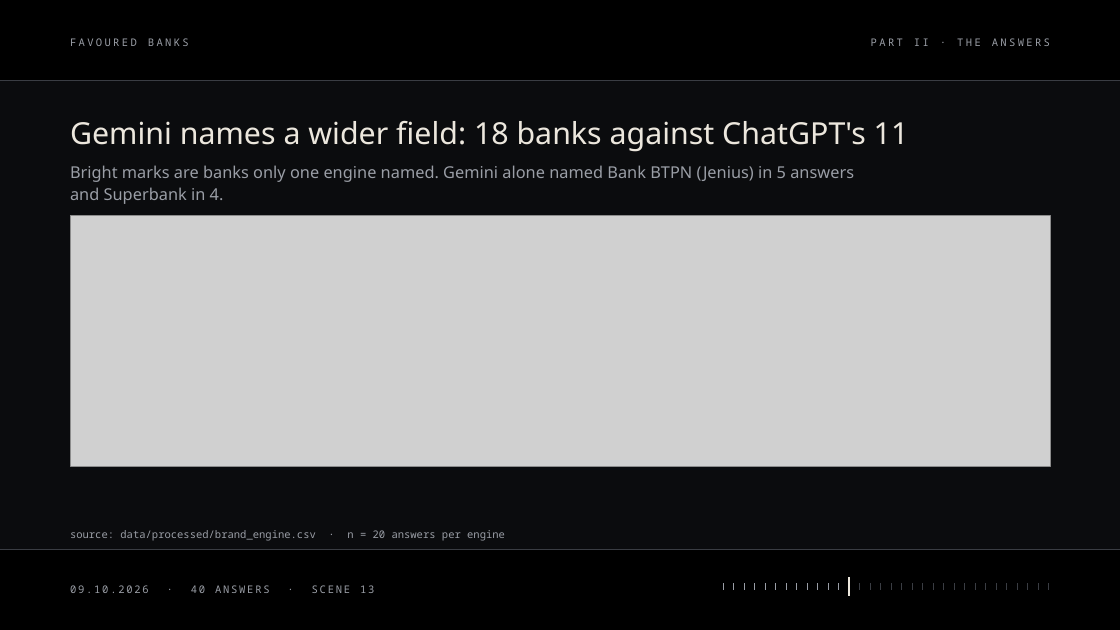
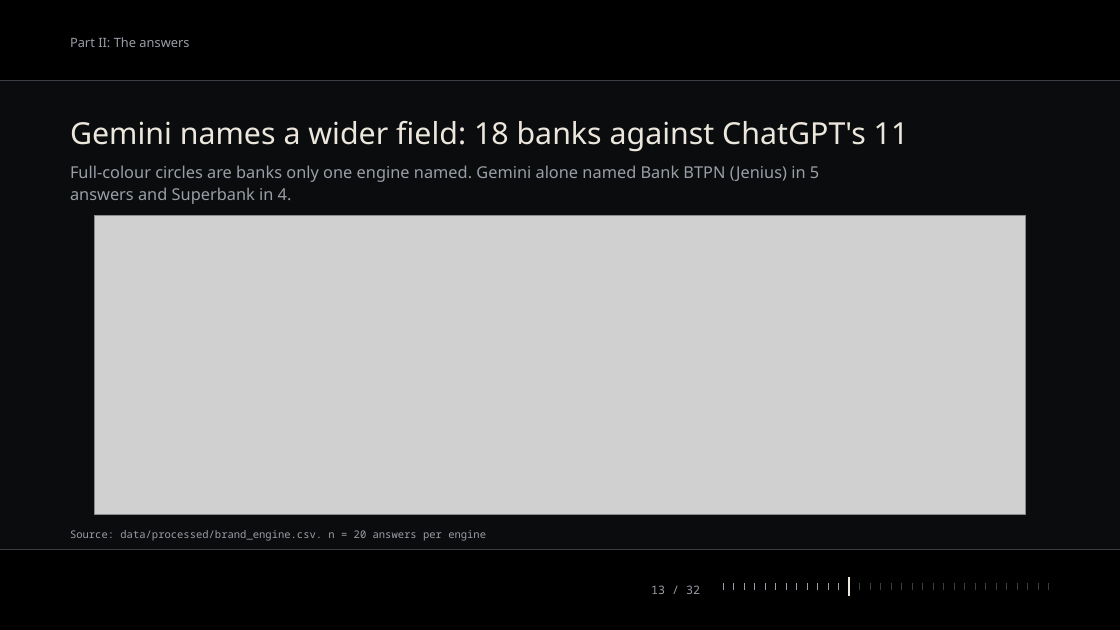
Before and after one commit to rgmwnn/geo-bank-visibility, a slide deck: slide 13 of deck/out/favoured-banks.pptx. Drawn at 1120x630 pixels with LibreOffice and Linux fonts; fonts in the diff are those of the drawing; grey boxes stand for pictures. Boxes give left, top, right and bottom in pixels: in the first picture for what was removed or moved away, otherwise in the second. Text is boxed around its words. In the diff, an @@ line names an element or a change of style, - is before the commit and + after.

```diff
--- a/deck/out/favoured-banks.pptx
+++ b/deck/out/favoured-banks.pptx
@@ text at [70,37,189,47]: text changed; size 9 to 11 pt; font Noto Sans Mono to Noto Sans @@
-PART II · THE ANSWERS
+Part II: The answers
@@ text removed at [70,38,189,46] @@
-FAVOURED BANKS
@@ text at [70,165,819,204]: text changed @@
-Bright marks are banks only one engine named. Gemini alone named Bank BTPN (Jenius) in 5 answers and Superbank in 4.
+Full-colour circles are banks only one engine named. Gemini alone named Bank BTPN (Jenius) in 5 answers and Superbank in 4.
@@ picture: place and size @@
-picture at [70,215,1050,466]
+picture at [95,215,1026,514]
@@ text at [70,530,486,541]: text changed @@
-source: data/processed/brand_engine.csv · n = 20 answers per engine
+Source: data/processed/brand_engine.csv. n = 20 answers per engine
@@ text removed at [70,585,374,593] @@
-09.10.2026 · 40 ANSWERS · SCENE 13
@@ text added at [651,585,700,594], 10 pt, text #9A9EA6 @@
+13 / 32
```
Also in this commit, not shown: 31 other slides changed, 7 other files.
